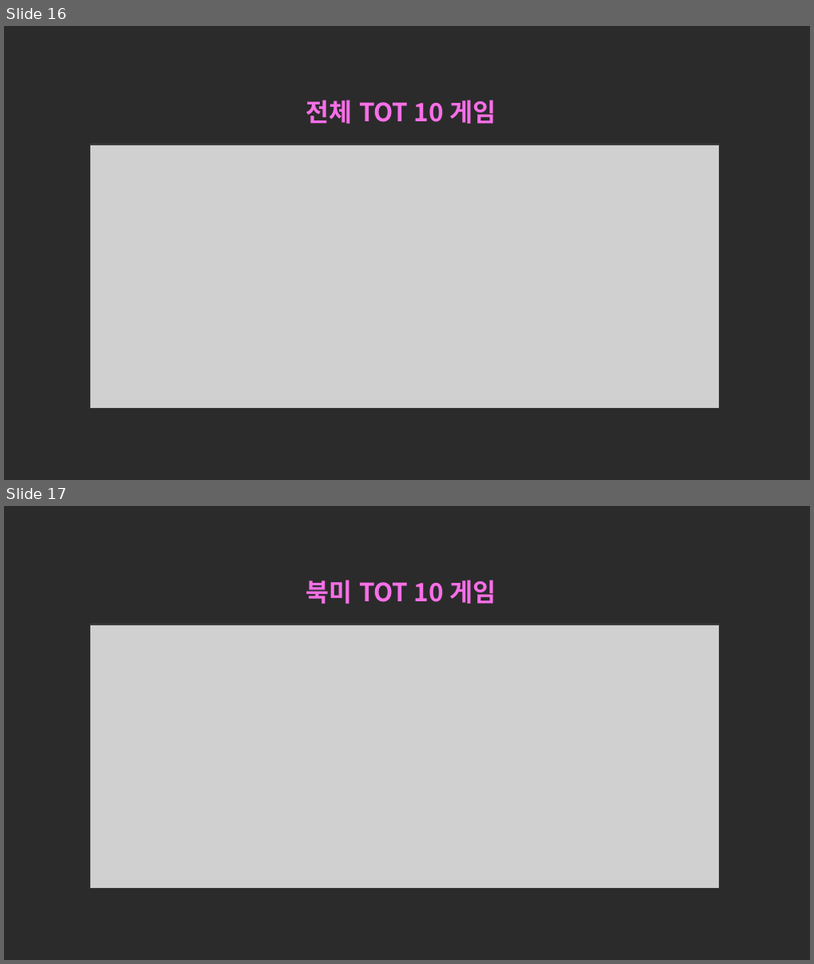
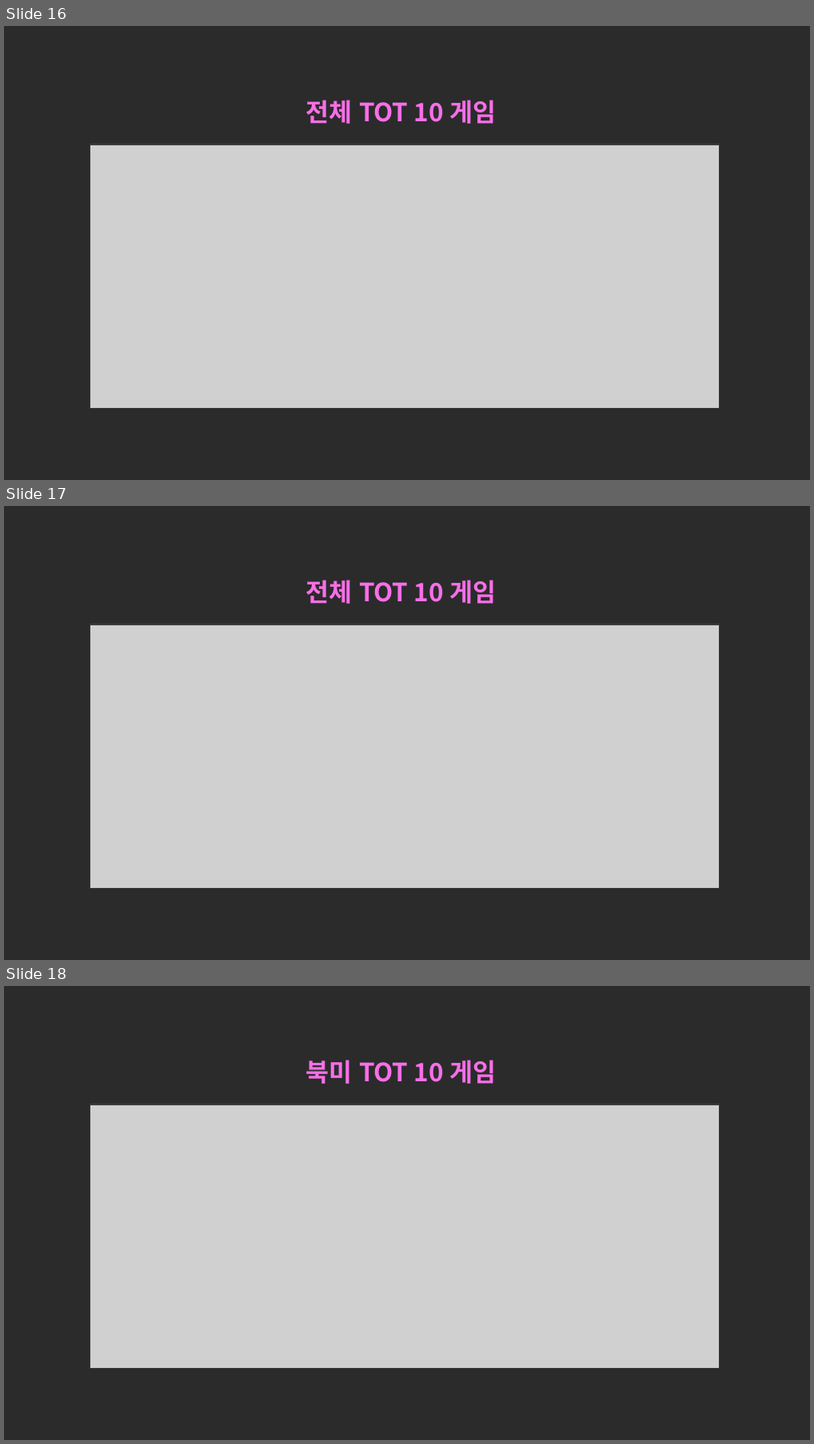
Before and after one commit to kmukhs/AIB17_Section1_Project, a slide deck: AIB17_Section1_Project_김현섭.pptx. Shown one above the other, each under a label of ours: slides 16 and 17 before the commit, slides 16, 17 and 18 after it. The pictures are 814x964 and 814x1444 pixels, drawn with LibreOffice and Linux fonts; fonts in the diff are those of the drawing; grey boxes stand for pictures; background and template pictures are left out; a plain dark background stands for a picture behind light text. Boxes give left, top, right and bottom in pixels: in the first picture for what was removed or moved away, otherwise in the second. Text is boxed around its words. In the diff, an @@ line names an element or a change of style, - is before the commit and + after.

```diff
--- a/AIB17_Section1_Project_김현섭.pptx
+++ b/AIB17_Section1_Project_김현섭.pptx
@@ slide 17 added at box(4, 506, 810, 960), background picture (left out) @@
@@ text added at box(306, 580, 496, 604), 30 pt, text #F76FE7, bold @@
+전체 TOT 10 게임
@@ picture added at box(90, 624, 720, 888) @@
@@ what was slide 17 is now slide 18 @@
```
Also in this commit, not shown: 3 other slides added.
